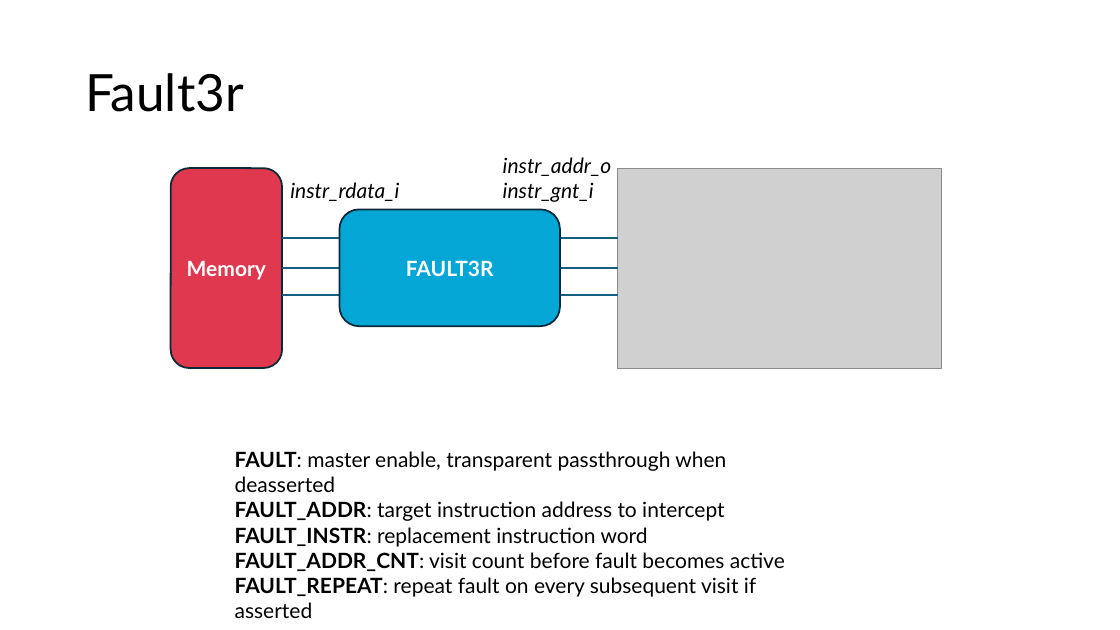
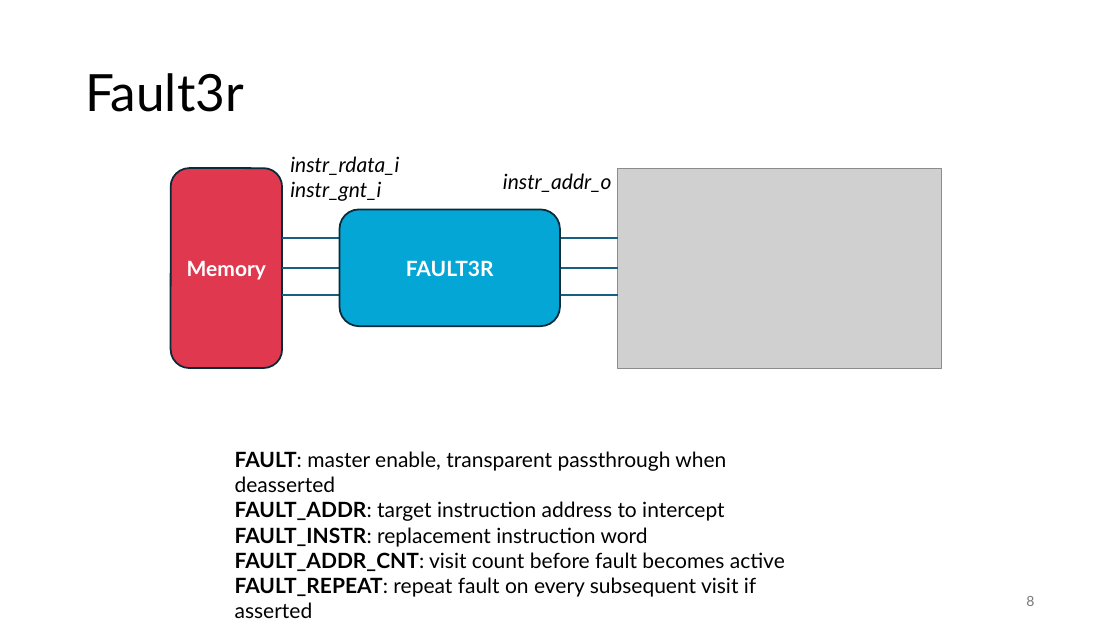
Before and after one commit to tomcajot/fault3r, a slide deck: slide 8 of fault3r.pptx. Drawn at 1120x630 pixels with LibreOffice and Linux fonts; fonts in the diff are those of the drawing; grey boxes stand for pictures. Boxes give left, top, right and bottom in pixels: in the first picture for what was removed or moved away, otherwise in the second. Text is boxed around its words. In the diff, an @@ line names an element or a change of style, - is before the commit and + after.

```diff
--- a/fault3r.pptx
+++ b/fault3r.pptx
@@ text "instr_rdata_i": place and size @@
-text "instr_rdata_i" at [290, 182, 399, 201]
+text "instr_rdata_i" at [290, 156, 399, 201]
@@ text "instr_addr_o": place and size @@
-text "instr_addr_o" at [503, 157, 612, 202]
+text "instr_addr_o" at [503, 173, 612, 192]
@@ text at [290, 181, 381, 201]: paragraph added @@
+instr_gnt_i
@@ text at [503, 182, 594, 202]: paragraph removed @@
-instr_gnt_i
@@ page number added at [1026, 596, 1034, 606], 12 pt, text #797979 @@
+8
```
Also in this commit, not shown: 12 other slides changed, 1 slide added, 1 slide removed, 1 other file.
